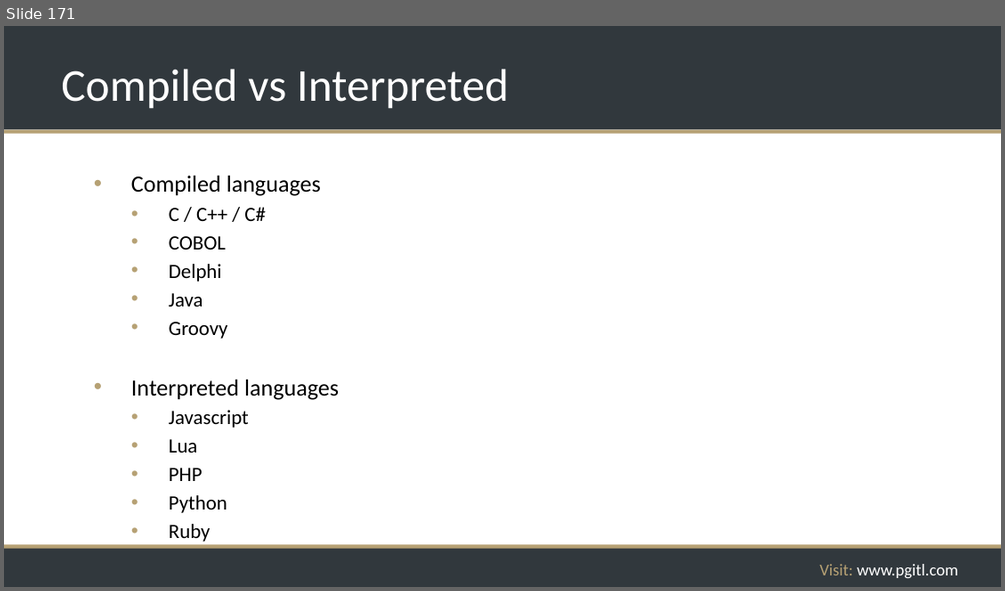
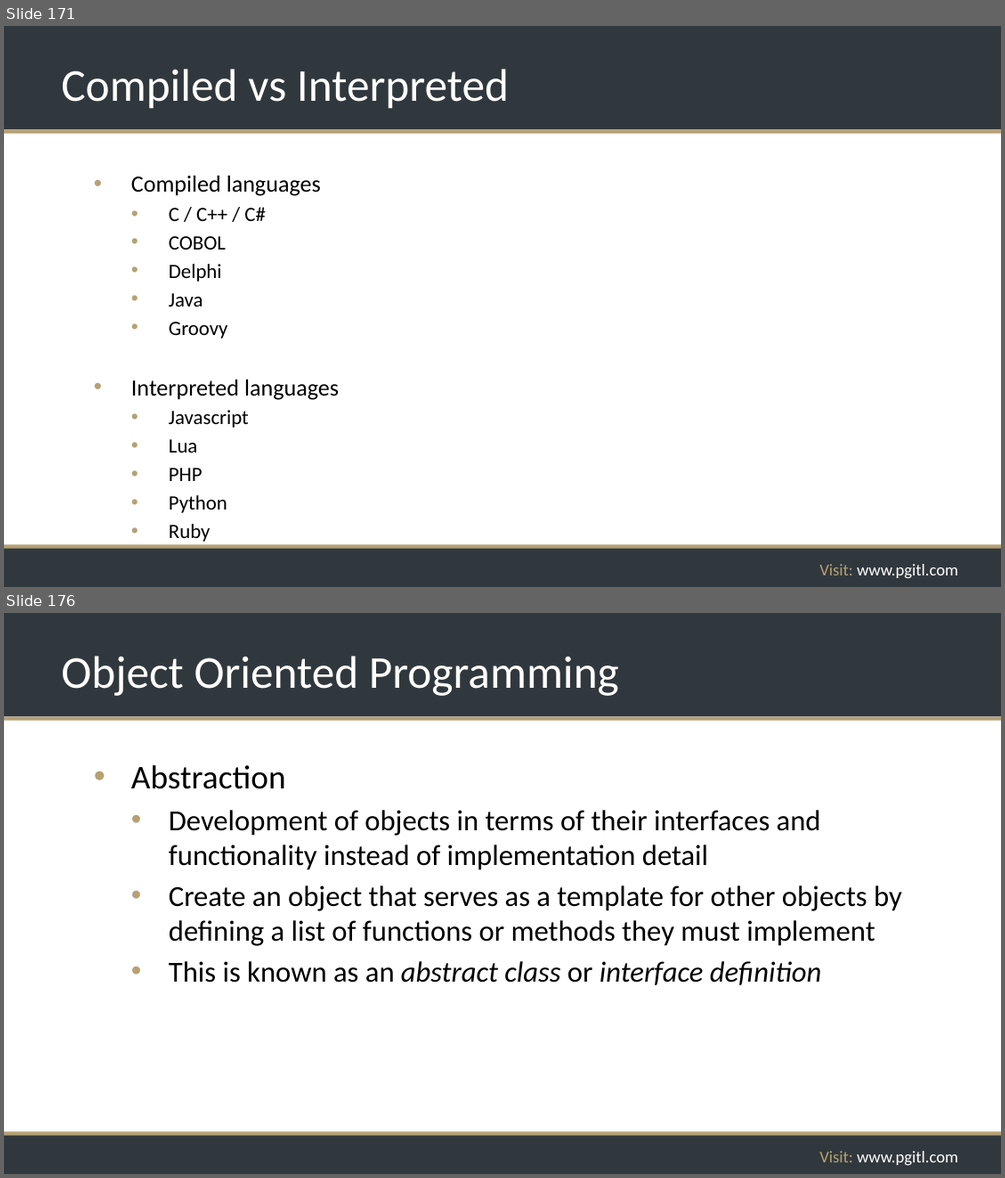
Before and after one commit to rikkouri/project-a, a slide deck: Programming Foundations.pptx. Shown one above the other, each under a label of ours: slide 171 before the commit, slides 171 and 176 after it; the slides between them are not shown. The pictures are 1005x591 and 1005x1178 pixels, drawn with LibreOffice and Linux fonts; fonts in the diff are those of the drawing; background and template pictures are left out. Boxes give left, top, right and bottom in pixels: in the first picture for what was removed or moved away, otherwise in the second. Text is boxed around its words. In the diff, an @@ line names an element or a change of style, - is before the commit and + after.

```diff
--- a/Programming Foundations.pptx
+++ b/Programming Foundations.pptx
@@ slide 176 added at (4,613,1001,1174), background #FFFFFF; not listed: 5 template elements that a slide beside it also shows @@
@@ title added at (61,656,619,696), 44 pt, text #FFFFFF @@
+Object Oriented Programming
@@ text added at (131,765,902,985), 28 pt, text #000000 @@
+• Abstraction
+  • Development of objects in terms of their interfaces and functionality instead of implementation detail
+  • Create an object that serves as a template for other objects by defining a list of functions or methods they must implement
+  • This is known as an abstract class or interface definition
```
Also in this commit, not shown: 2 slides changed, 8 other slides added.
